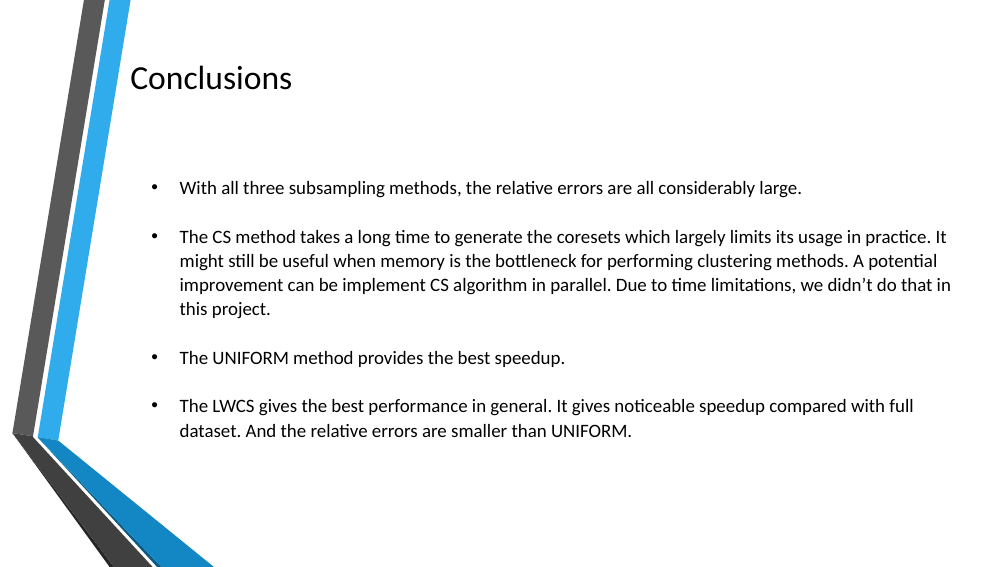
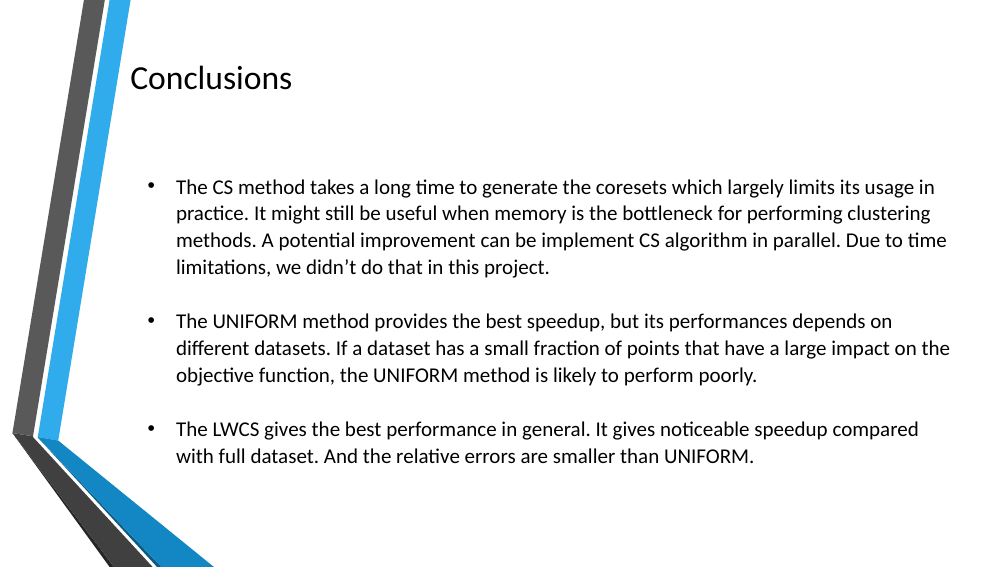
Before and after one commit to crystal616/8650, a slide deck: slide 14 of team5_new.pptx. Drawn at 1008x567 pixels with LibreOffice and Linux fonts; fonts in the diff are those of the drawing; background and template pictures are left out. Boxes give left, top, right and bottom in pixels: in the first picture for what was removed or moved away, otherwise in the second. Text is boxed around its words. In the diff, an @@ line names an element or a change of style, - is before the commit and + after.

```diff
--- a/team5_new.pptx
+++ b/team5_new.pptx
@@ text at <box>176,179,947,463</box>: size 18 to 20 pt in "The CS method takes a long time ...", "The LWCS gives the best performance in ..." @@
@@ text at <box>180,181,802,198</box>: paragraph removed @@
-• With all three subsampling methods, the relative errors are all considerably large.
@@ text at <box>176,313,951,386</box>: text changed; size 18 to 20 pt @@
-• The UNIFORM method provides the best speedup.
+• The UNIFORM method provides the best speedup, but its performances depends on different datasets. If a dataset has a small fraction of points that have a large impact on the objective function, the UNIFORM method is likely to perform poorly.
```
Also in this commit, not shown: 2 other slides changed.
